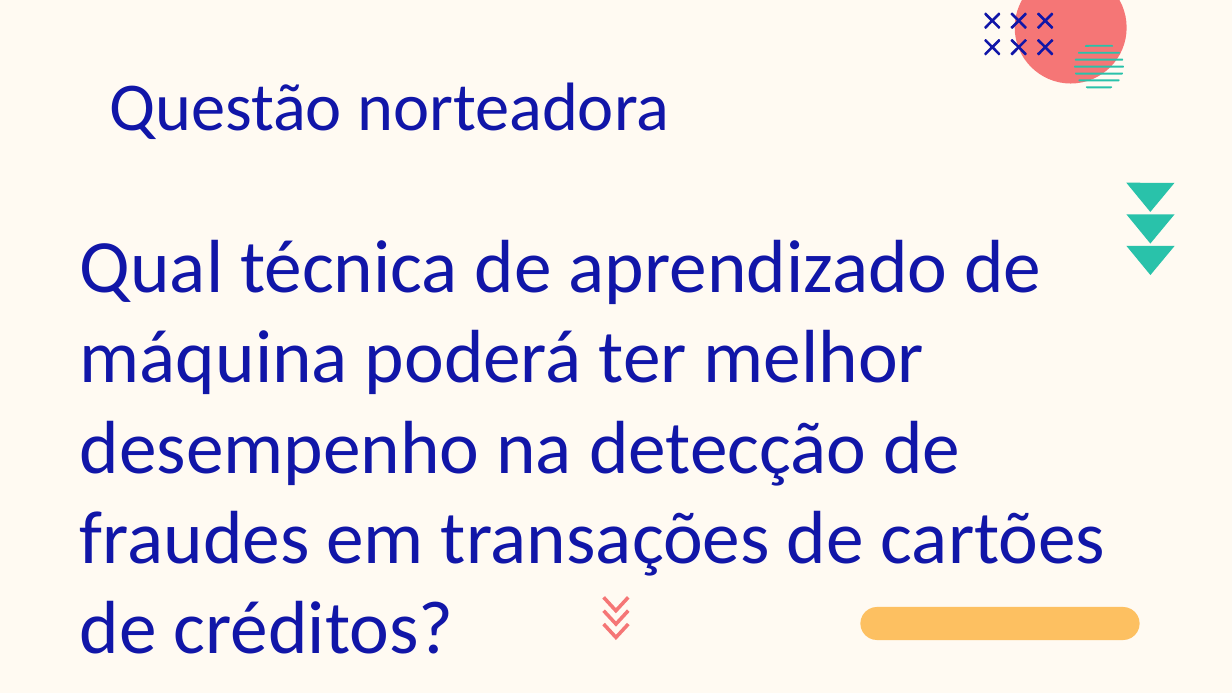
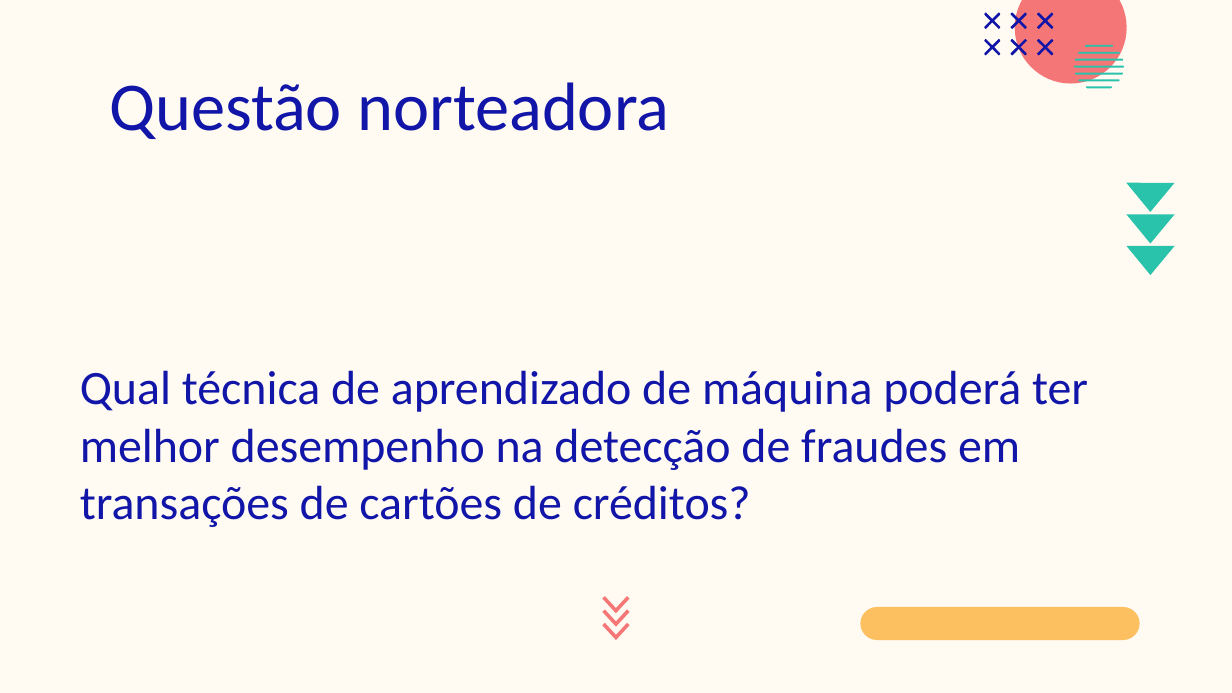
Before and after one commit to jpaulopd/IFB, a slide deck: slide 8 of artigoConclucaoCurso/apresentacaoTccFinal.pptx. Drawn at 1232x693 pixels with LibreOffice and Linux fonts; fonts in the diff are those of the drawing; background and template pictures are left out. Boxes give left, top, right and bottom in pixels: in the first picture for what was removed or moved away, otherwise in the second. Text is boxed around its words. In the diff, an @@ line names an element or a change of style, - is before the commit and + after.

```diff
--- a/artigoConclucaoCurso/apresentacaoTccFinal.pptx
+++ b/artigoConclucaoCurso/apresentacaoTccFinal.pptx
@@ subtitle "Qual técnica de aprendizado de ..." at [80,370,1088,527]: size 44 to 28 pt @@
```
Also in this commit, not shown: 5 other slides changed, 3 slides added, 1 slide removed, 1 other file.
